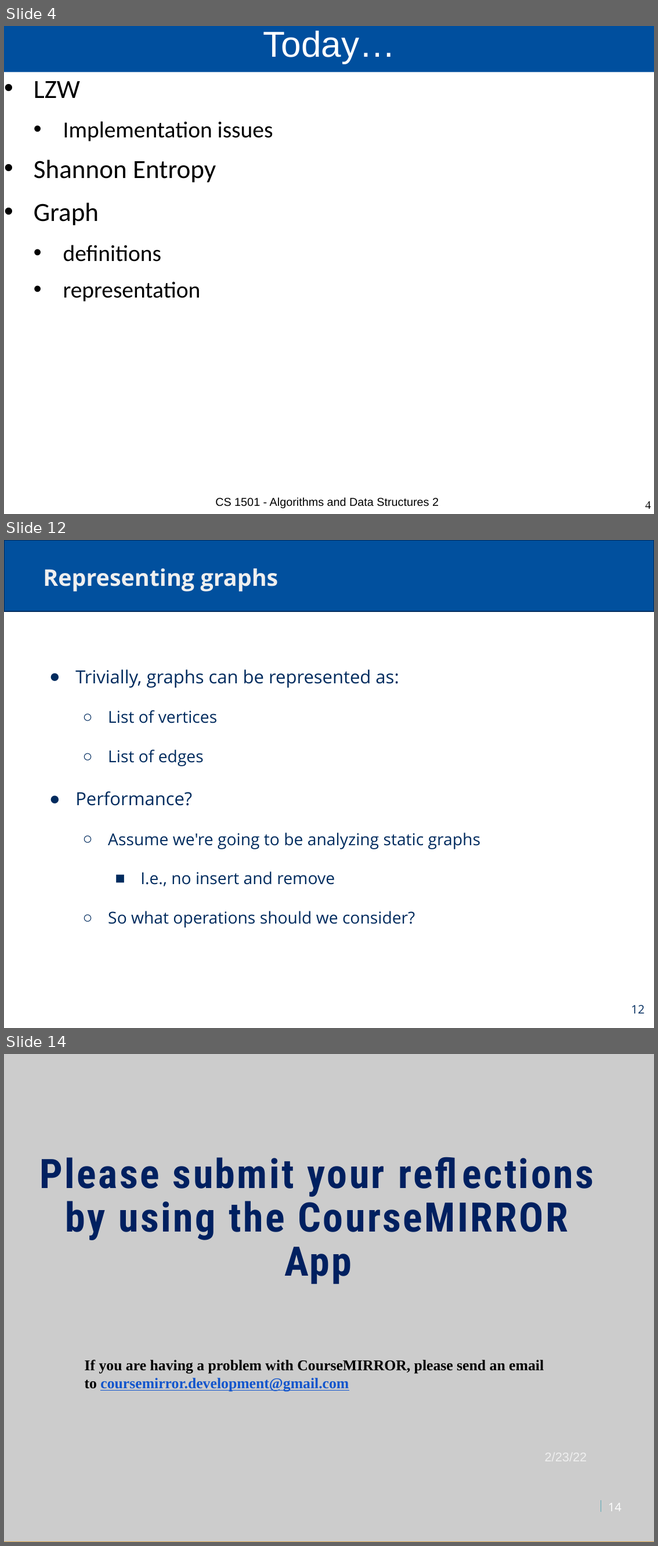
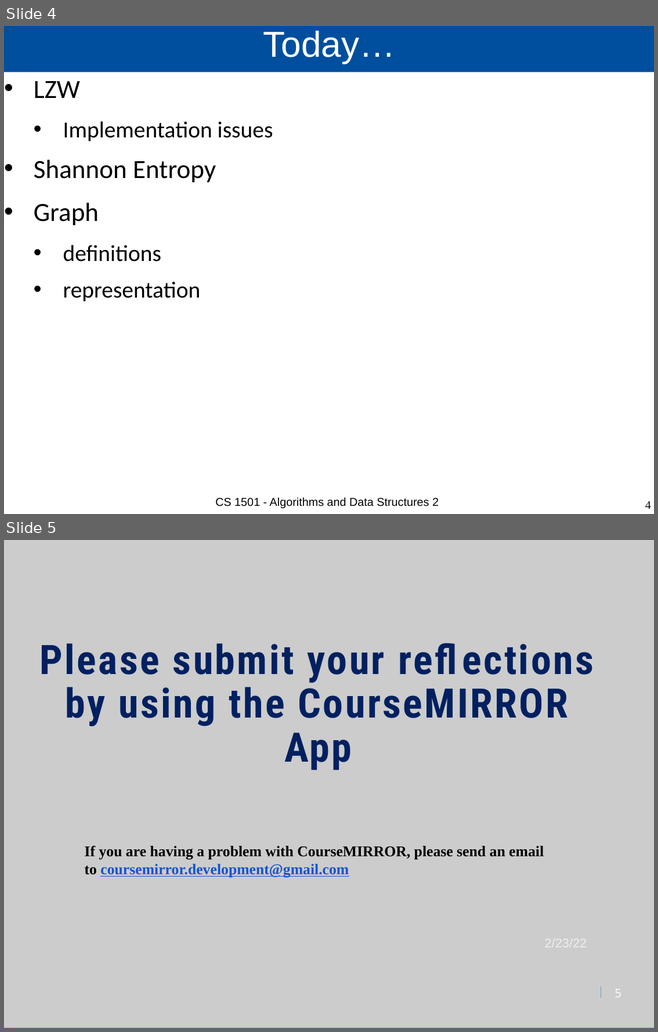
Before and after one commit to cs1501-2224/handouts, a slide deck: DraftSlides/Lecture15.pptx. Shown one above the other, each under a label of ours: slides 4, 12 and 14 before the commit, slides 4 and 5 after it; the slides between them are not shown. The pictures are 658x1546 and 658x1032 pixels, drawn with LibreOffice and Linux fonts; fonts in the diff are those of the drawing; background and template pictures are left out. Boxes give left, top, right and bottom in pixels: in the first picture for what was removed or moved away, otherwise in the second. Text is boxed around its words. In the diff, an @@ line names an element or a change of style, - is before the commit and + after.

```diff
--- a/DraftSlides/Lecture15.pptx
+++ b/DraftSlides/Lecture15.pptx
@@ slide 12 removed at [4,540,654,1028], background #FFFFFF; not listed: 1 template element that a slide beside it also shows @@
@@ title removed at [43,568,278,592] @@
-Representing graphs
@@ text removed at [75,669,480,927] @@
-● Trivially, graphs can be represented as:
-  ○ List of vertices
-  ○ List of edges
-● Performance?
-  ○ Assume we're going to be analyzing static graphs
-    ■ I.e., no insert and remove
-  ○ So what operations should we consider?
@@ page number removed at [631,1005,644,1013] @@
-12
@@ what was slide 14 is now slide 5 @@
@@ page number at [614,989,621,997]: text changed @@
-14
+5
```
Also in this commit, not shown: 8 other slides removed, 2 other files.
